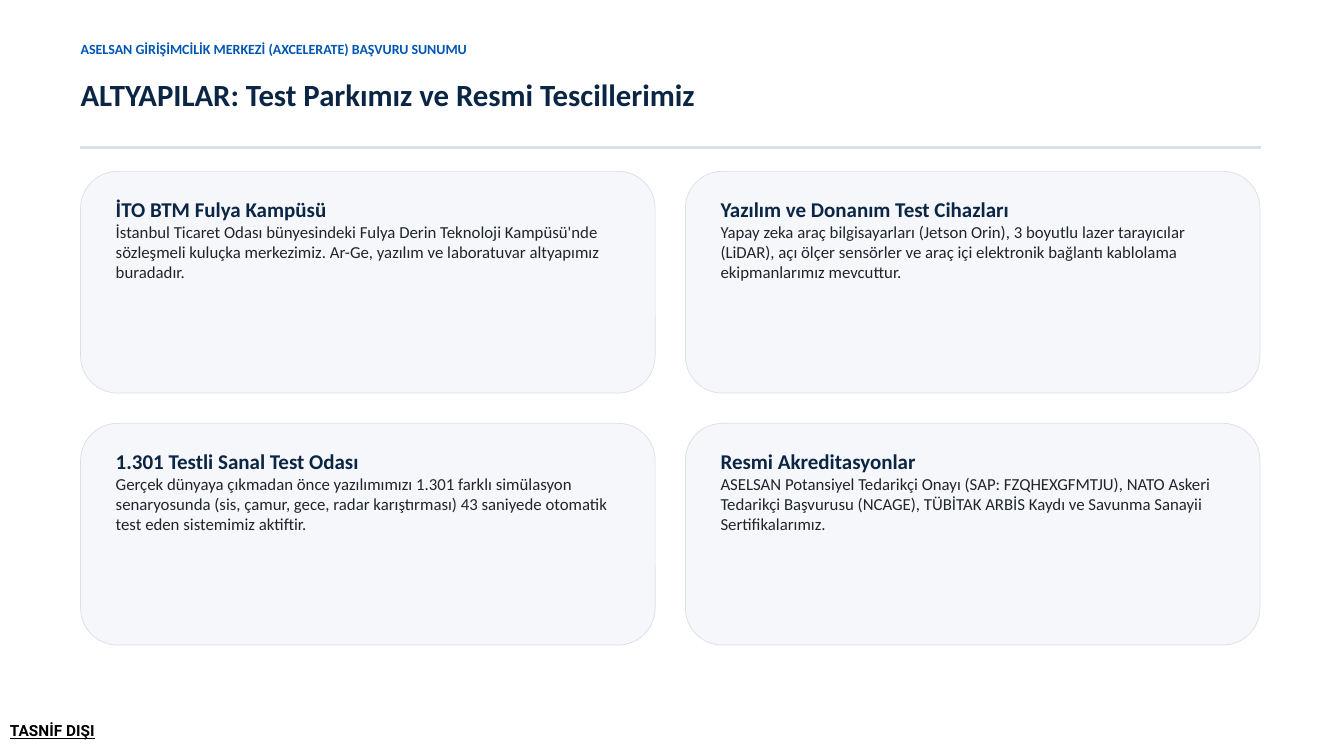
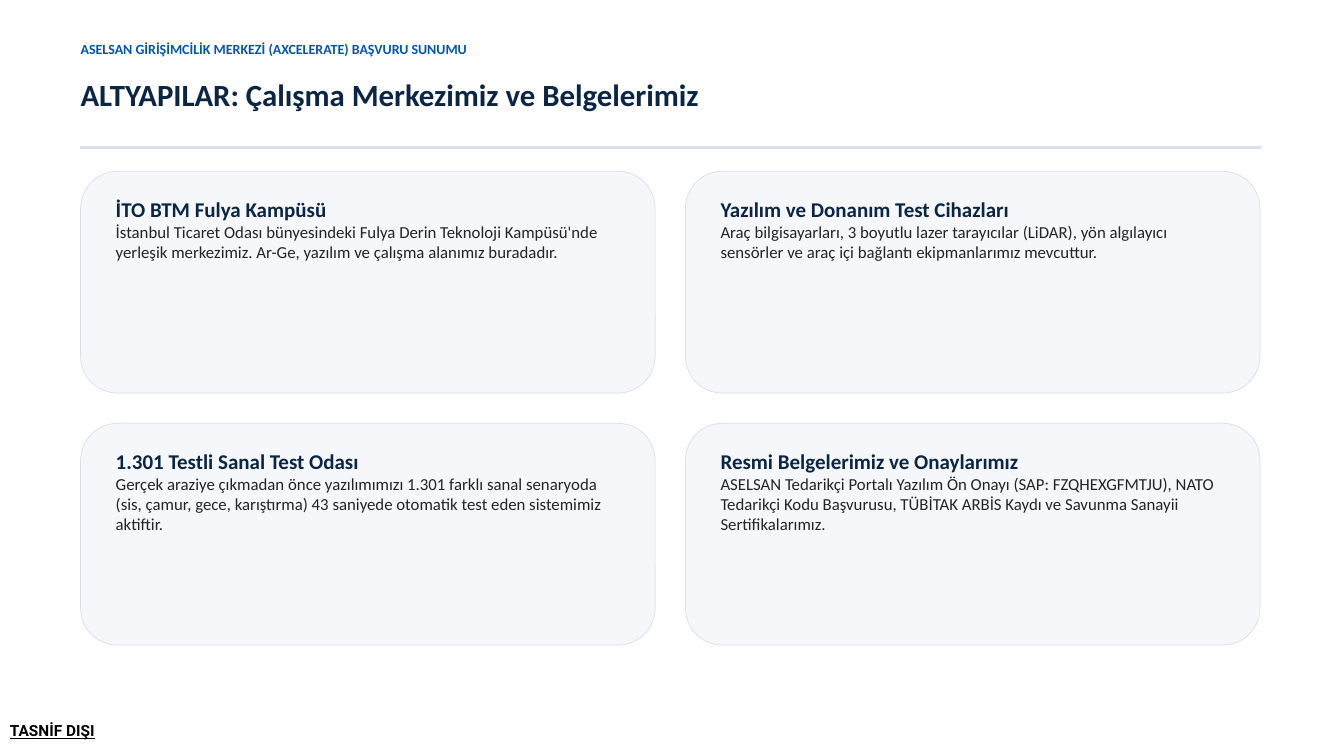
Before and after one commit to Trustia/Trustia, a slide deck: slide 5 of Kurumsal/Sunumlar/Trustia_ASELSAN_Girisim_Sunumu.pptx. Drawn at 1344x756 pixels with LibreOffice and Linux fonts; fonts in the diff are those of the drawing. Boxes give left, top, right and bottom in pixels: in the first picture for what was removed or moved away, otherwise in the second. Text is boxed around its words. In the diff, an @@ line names an element or a change of style, - is before the commit and + after.

Commit message:
ASELSAN sunum metinleri sadelestirildi ve akici Turkceye uyarlandi

```diff
--- a/Kurumsal/Sunumlar/Trustia_ASELSAN_Girisim_Sunumu.pptx
+++ b/Kurumsal/Sunumlar/Trustia_ASELSAN_Girisim_Sunumu.pptx
@@ text at box(81, 84, 698, 112): text changed @@
-ALTYAPILAR: Test Parkımız ve Resmi Tescillerimiz
+ALTYAPILAR: Çalışma Merkezimiz ve Belgelerimiz
@@ text at box(116, 224, 598, 261): text changed @@
-İstanbul Ticaret Odası bünyesindeki Fulya Derin Teknoloji Kampüsü'nde sözleşmeli kuluçka merkezimiz. Ar-Ge, yazılım ve laboratuvar altyapımız buradadır.
+İstanbul Ticaret Odası bünyesindeki Fulya Derin Teknoloji Kampüsü'nde yerleşik merkezimiz. Ar-Ge, yazılım ve çalışma alanımız buradadır.
@@ text at box(721, 226, 1168, 261): text changed @@
-Yapay zeka araç bilgisayarları (Jetson Orin), 3 boyutlu lazer tarayıcılar (LiDAR), açı ölçer sensörler ve araç içi elektronik bağlantı kablolama ekipmanlarımız mevcuttur.
+Araç bilgisayarları, 3 boyutlu lazer tarayıcılar (LiDAR), yön algılayıcı sensörler ve araç içi bağlantı ekipmanlarımız mevcuttur.
@@ text at box(116, 478, 601, 530): text changed @@
-Gerçek dünyaya çıkmadan önce yazılımımızı 1.301 farklı simülasyon senaryosunda (sis, çamur, gece, radar karıştırması) 43 saniyede otomatik test eden sistemimiz aktiftir.
+Gerçek araziye çıkmadan önce yazılımımızı 1.301 farklı sanal senaryoda (sis, çamur, gece, karıştırma) 43 saniyede otomatik test eden sistemimiz aktiftir.
@@ text at box(721, 454, 1214, 530): text changed @@
-Resmi Akreditasyonlar
-ASELSAN Potansiyel Tedarikçi Onayı (SAP: FZQHEXGFMTJU), NATO Askeri Tedarikçi Başvurusu (NCAGE), TÜBİTAK ARBİS Kaydı ve Savunma Sanayii Sertifikalarımız.
+Resmi Belgelerimiz ve Onaylarımız
+ASELSAN Tedarikçi Portalı Yazılım Ön Onayı (SAP: FZQHEXGFMTJU), NATO Tedarikçi Kodu Başvurusu, TÜBİTAK ARBİS Kaydı ve Savunma Sanayii Sertifikalarımız.
```
Also in this commit, not shown: 12 other slides changed, 3 other files.
